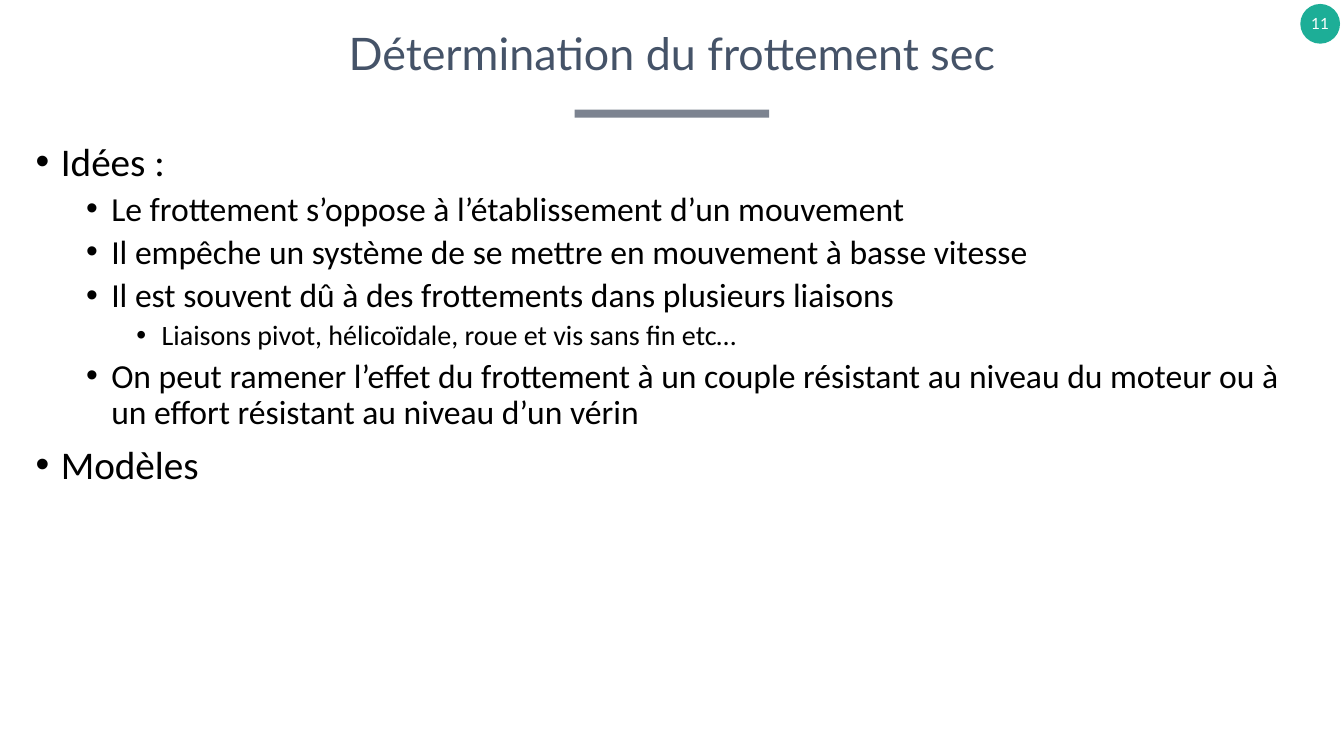
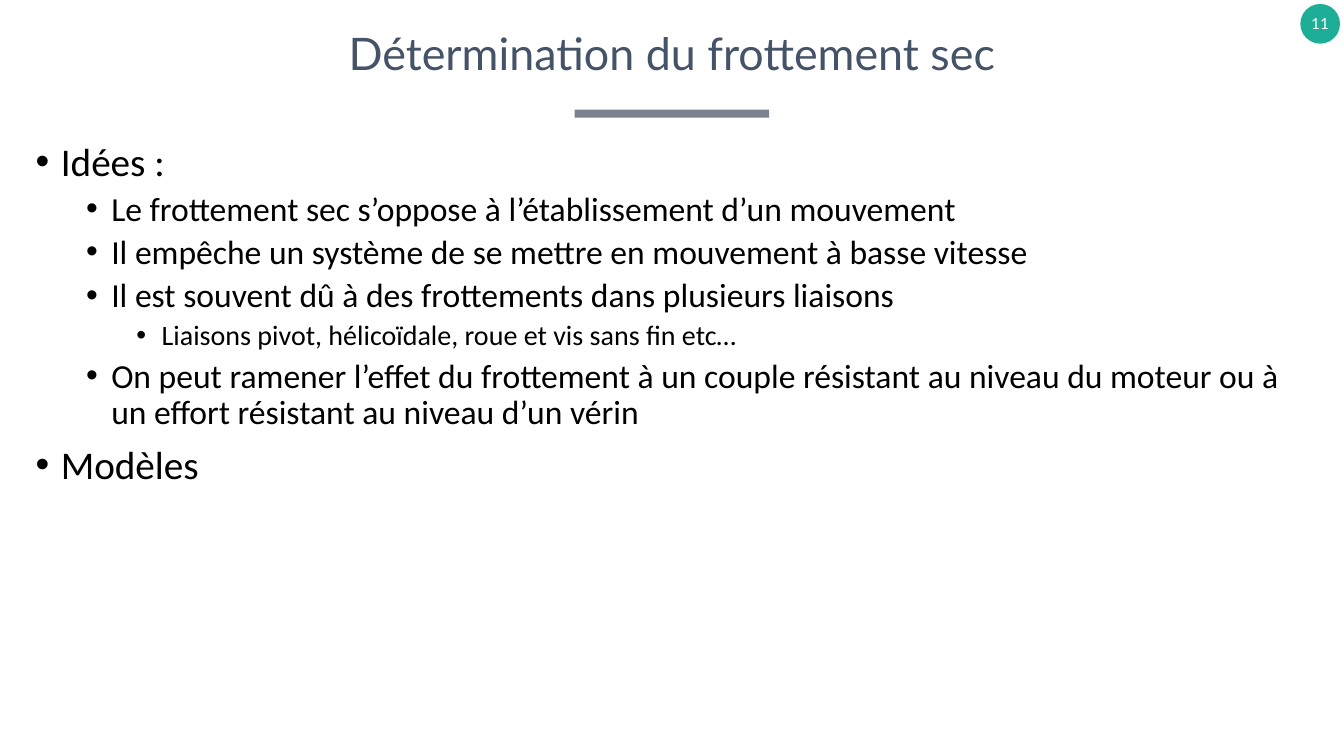
Before and after one commit to xpessoles/TP_Concours, a slide deck: slide 11 of B_Fiches_Protocoles/ProtocolesExpérimentaux.pptx. Drawn at 1344x756 pixels with LibreOffice and Linux fonts; fonts in the diff are those of the drawing. Boxes give left, top, right and bottom in pixels: in the first picture for what was removed or moved away, otherwise in the second. Text is boxed around its words. In the diff, an @@ line names an element or a change of style, - is before the commit and + after.

```diff
--- a/B_Fiches_Protocoles/ProtocolesExpérimentaux.pptx
+++ b/B_Fiches_Protocoles/ProtocolesExpérimentaux.pptx
@@ text at (111,197,956,227): text changed @@
-  • Le frottement s’oppose à l’établissement d’un mouvement
+  • Le frottement sec s’oppose à l’établissement d’un mouvement
```
Also in this commit, not shown: 1 other slide changed.
